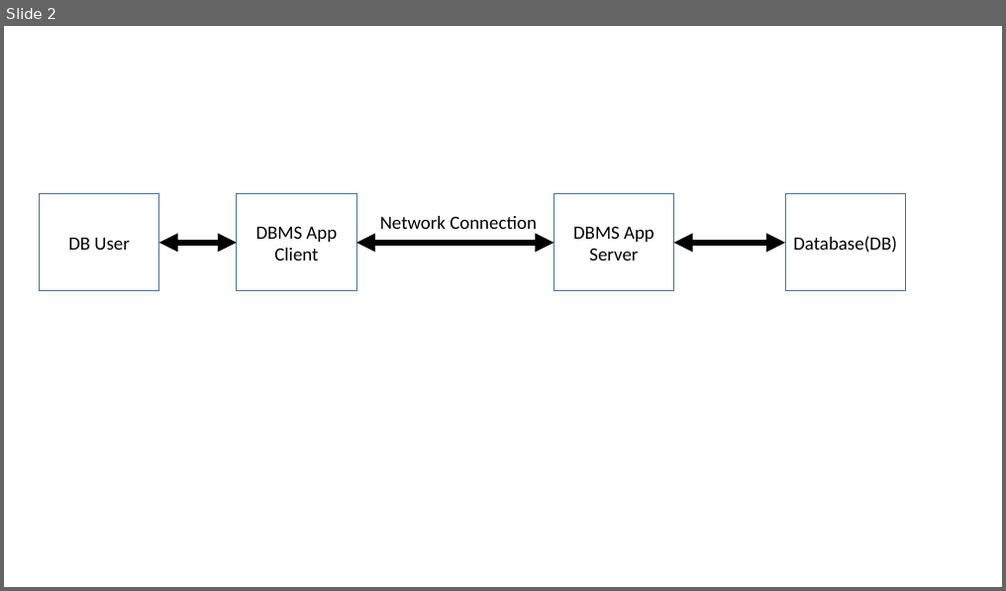
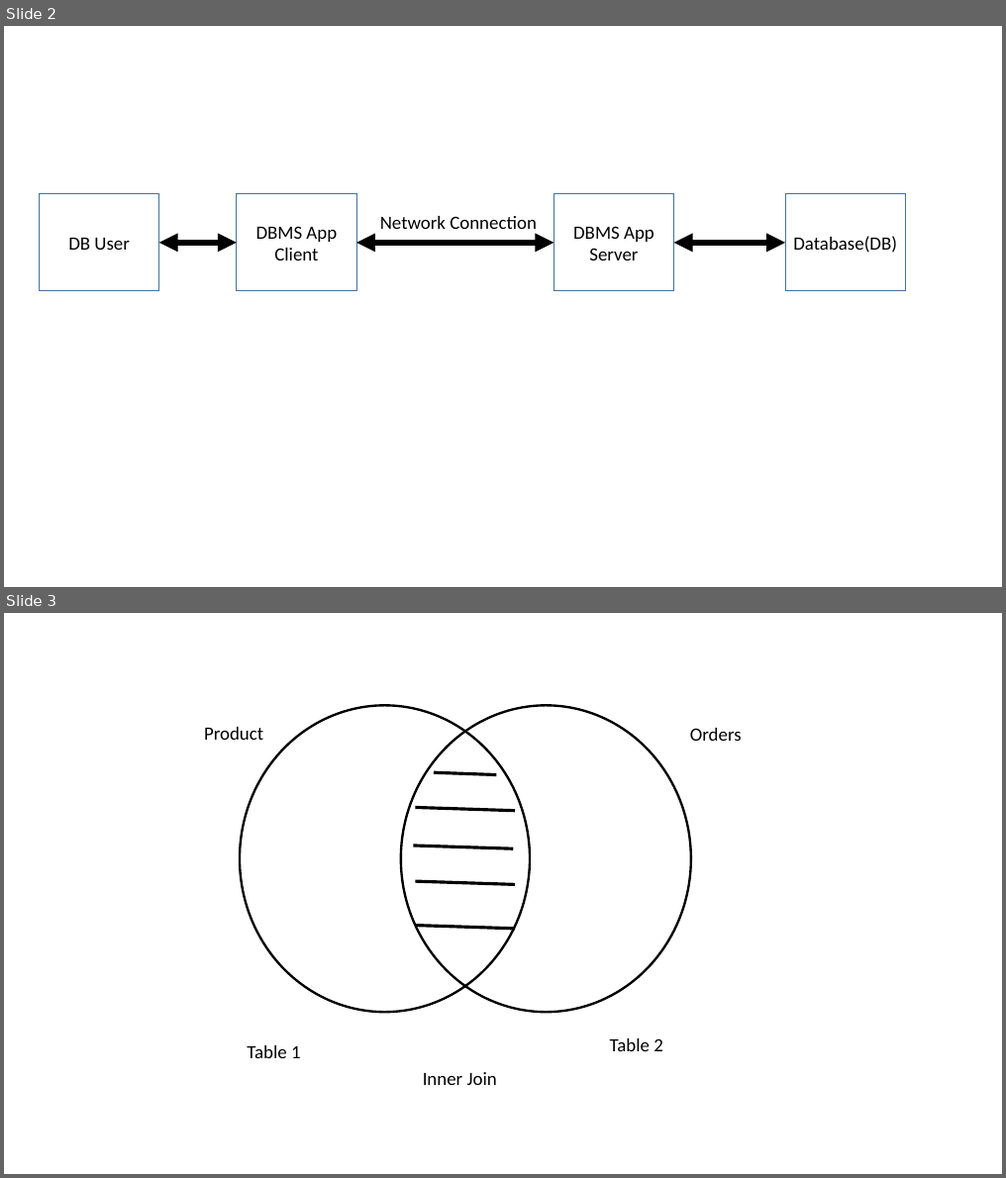
Before and after one commit to debiprasadmishra50/MySQL-Practice, a slide deck: MySQL.pptx. Shown one above the other, each under a label of ours: slide 2 before the commit, slides 2 and 3 after it. The pictures are 1006x591 and 1006x1178 pixels, drawn with LibreOffice and Linux fonts; fonts in the diff are those of the drawing. Boxes give left, top, right and bottom in pixels: in the first picture for what was removed or moved away, otherwise in the second. Text is boxed around its words. In the diff, an @@ line names an element or a change of style, - is before the commit and + after.

```diff
--- a/MySQL.pptx
+++ b/MySQL.pptx
@@ slide 3 added at [4, 613, 1002, 1174], background #FFFFFF @@
@@ text added at [204, 727, 263, 740], 18 pt, text #000000 @@
+Product
@@ ellipse added at [240, 705, 531, 1012], outline #000000 2.25 pt @@
@@ ellipse added at [401, 705, 691, 1012], outline #000000 2.25 pt @@
@@ text added at [690, 728, 742, 741], 18 pt, text #000000 @@
+Orders
@@ line added from (434, 772) to (497, 774), #000000 3 pt @@
@@ line added from (415, 808) to (515, 811), #000000 3 pt @@
@@ line added from (414, 846) to (513, 849), #000000 3 pt @@
@@ line added from (415, 881) to (515, 884), #000000 3 pt @@
@@ line added from (415, 925) to (515, 929), #000000 3 pt @@
@@ text added at [247, 1046, 301, 1059], 18 pt, text #000000 @@
+Table 1
@@ text added at [610, 1039, 663, 1052], 18 pt, text #000000 @@
+Table 2
@@ text added at [423, 1072, 497, 1085], 18 pt, text #000000 @@
+Inner Join
```
Also in this commit, not shown: 2 other slides added, 2 other files.
